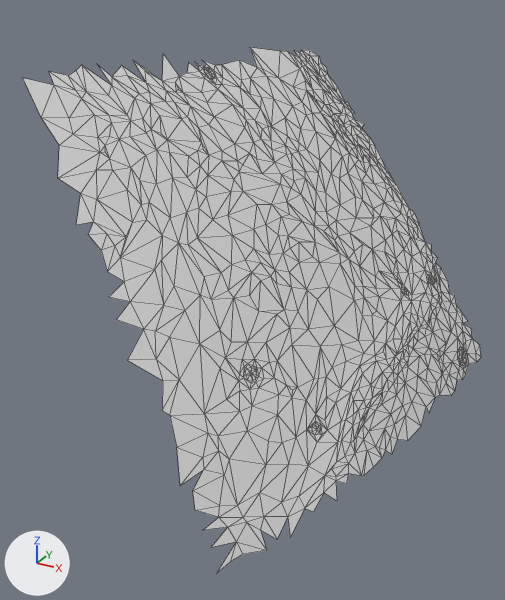
Before and after pictures for a commit that changed the glTF model moon small_tiles/tile_086.glb.
Before and after are seen from a camera (50 mm lens) standing at (26.17, -12.12, 19.2) and looking at (22.55, -5.54, 15.9). The axes (+X, +Y, +Z) are drawn at lower left. The lights are the same throughout. The older version comes first. Mesh edges are drawn as thin lines. Vertices at exactly the same position are counted once.

Objects in the first picture: 't86'.
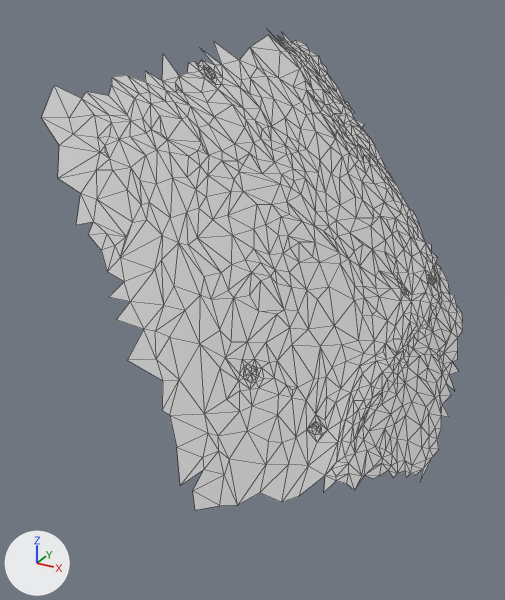
Changed parts and their boxes (x1, y1, x2, y2) in the pictures (505 x 600 px):
't86', reshaped (8% narrower, 9% shorter)
    before: (23, 47, 481, 574)
    after: (42, 31, 463, 510)
part 1 of me_t86, reshaped
    before: (196, 314, 481, 574)
    after: (347, 395, 451, 490)
part 2 of me_t86, reshaped
    before: (23, 60, 161, 118)
    after: (189, 31, 309, 70)

The change in detail:
me_t86 is used by ob_t86; location (0.0, 0.0, 0.0).
me_t86 had 817 vertices, 1494 faces and spanned x 20.83..24.75, y -8.06..-2.34, z 14.29..18.56.
me_t86 now has 795 vertices, 1458 faces and spans x 20.99..24.7, y -7.94..-2.34, z 13.85..18.76.
Part 1, on me_t86:
56 vertices are removed from x 23.38..24.75, y -8.06..-2.59, z 14.29..14.85.
100 faces are deleted.
29 vertices are added at x 24.19..24.7, y -6.25..-4.1, z 13.85..14.32.
52 new faces join them.
Part 2, on me_t86:
9 vertices are removed from x 20.83..21.13, y -7.01..-5.68, z 18.29..18.53.
15 faces are deleted.
14 vertices are added at x 21.31..21.74, y -4.61..-2.48, z 18.51..18.76.
27 new faces join them.
